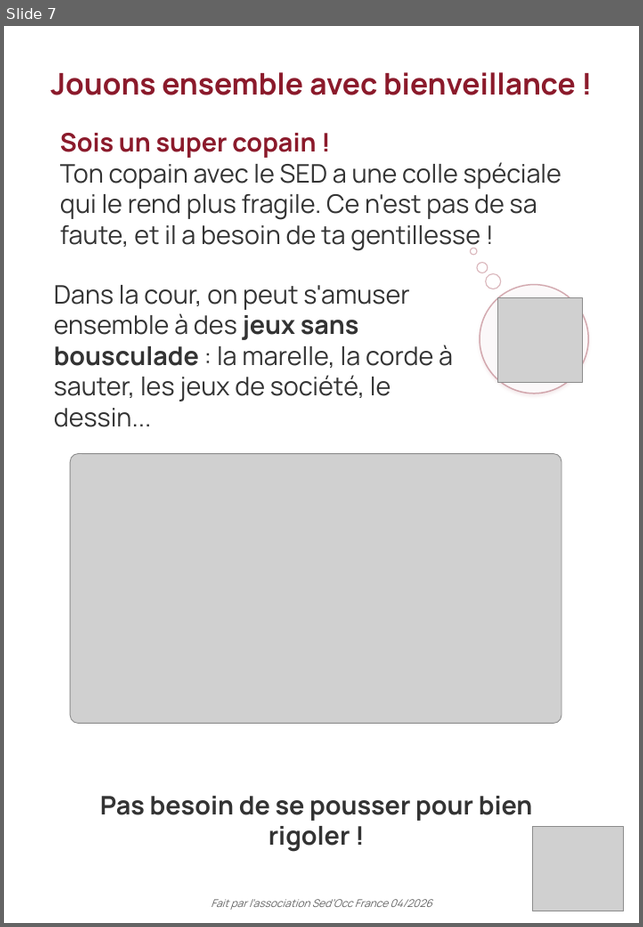
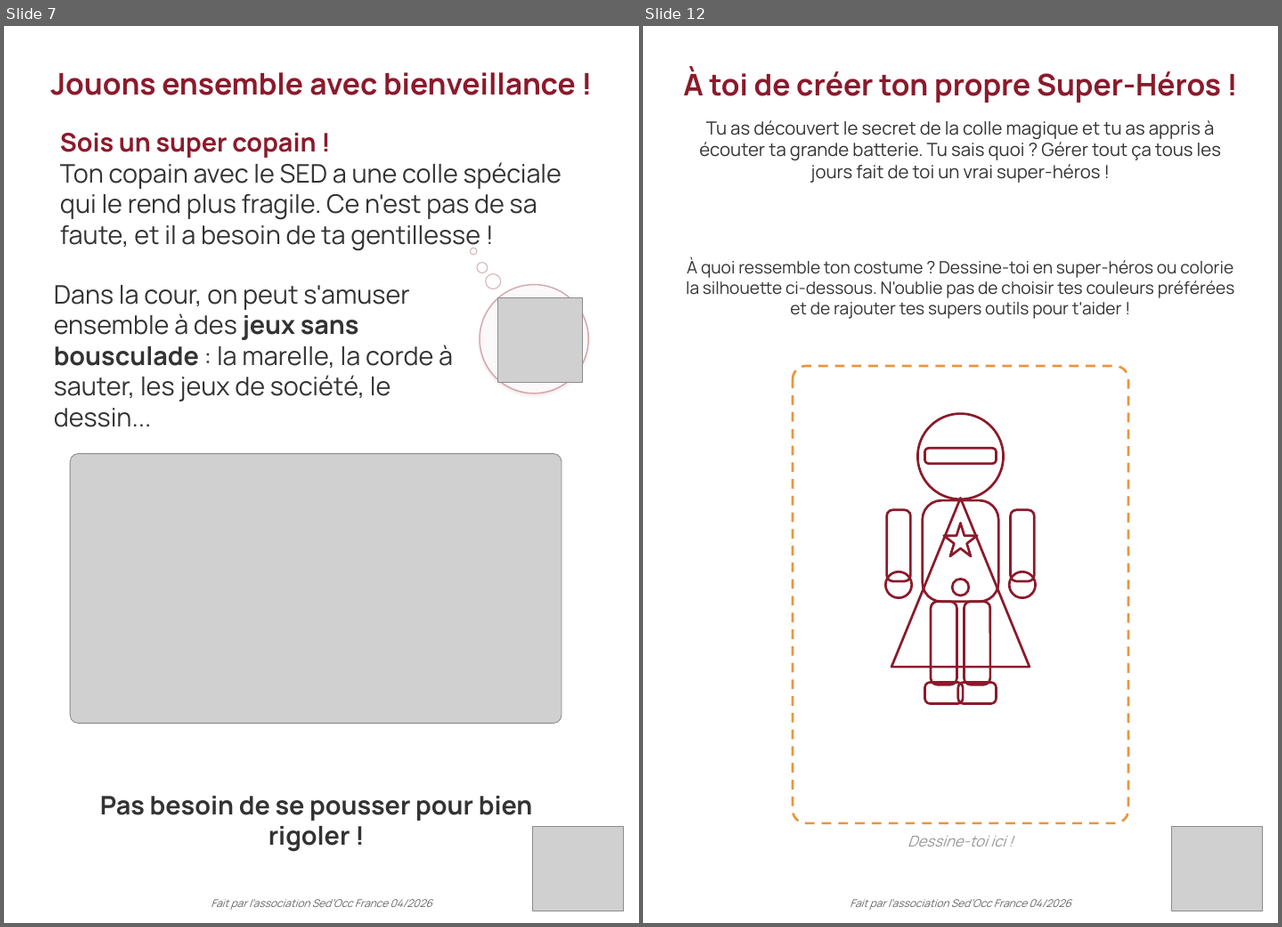
Before and after one commit to Therese-Borin-Pepe/sedocc-site, a slide deck: documents/Livret-SED-enfant-SedOcc.pptx. Shown side by side, each under a label of ours: slide 7 before the commit, slides 7 and 12 after it; the slides between them are not shown. The pictures are 643x927 and 1282x927 pixels, drawn with LibreOffice and Linux fonts; fonts in the diff are those of the drawing; grey boxes stand for pictures; background and template pictures are left out. Boxes give left, top, right and bottom in pixels: in the first picture for what was removed or moved away, otherwise in the second. Text is boxed around its words. In the diff, an @@ line names an element or a change of style, - is before the commit and + after.

```diff
--- a/documents/Livret-SED-enfant-SedOcc.pptx
+++ b/documents/Livret-SED-enfant-SedOcc.pptx
@@ slide 12 added at [643,26,1278,923], background picture (left out) @@
@@ text added at [683,67,1221,103], 28 pt, text #8B1A2B, bold @@
+À toi de créer ton propre Super-Héros !
@@ text added at [699,120,1221,183], 17 pt, text #333333 @@
+Tu as découvert le secret de la colle magique et tu as appris à écouter ta grande batterie. Tu sais quoi ? Gérer tout ça tous les jours fait de toi un vrai super-héros !
@@ text added at [686,257,1235,319], 16 pt, text #333333 @@
+À quoi ressemble ton costume ? Dessine-toi en super-héros ou colorie la silhouette ci-dessous. N'oublie pas de choisir tes couleurs préférées et de rajouter tes supers outils pour t'aider !
@@ rounded rectangle added at [793,366,1128,823], fill #FFFFFF, outline #E8963D 2.25 pt dashed @@
@@ ellipse added at [918,413,1003,499], outline #8B1A2B 2.25 pt @@
@@ rounded rectangle added at [924,448,996,463], outline #8B1A2B 2.25 pt @@
@@ triangle added at [891,498,1030,667], outline #8B1A2B 2.25 pt @@
@@ rounded rectangle added at [922,500,998,602], outline #8B1A2B 2.25 pt @@
@@ rounded rectangle added at [886,510,910,581], outline #8B1A2B 2.25 pt @@
@@ star added at [944,524,977,556], outline #8B1A2B 2.25 pt @@
@@ rounded rectangle added at [1011,510,1035,581], outline #8B1A2B 2.25 pt @@
@@ ellipse added at [885,572,912,597], outline #8B1A2B 2.25 pt @@
@@ ellipse added at [952,579,969,596], outline #8B1A2B 2.25 pt @@
@@ ellipse added at [1009,572,1035,597], outline #8B1A2B 2.25 pt @@
@@ rounded rectangle added at [930,602,957,685], outline #8B1A2B 2.25 pt @@
@@ rounded rectangle added at [963,602,990,685], outline #8B1A2B 2.25 pt @@
@@ rounded rectangle added at [924,682,963,703], outline #8B1A2B 2.25 pt @@
@@ rounded rectangle added at [957,682,996,703], outline #8B1A2B 2.25 pt @@
@@ picture added at [1172,826,1262,911] @@
@@ text added at [907,836,1005,847], 14 pt, text #999999, italic @@
+Dessine-toi ici !
@@ text added at [849,899,1070,910], 10 pt, text #666666, italic @@
+Fait par l’association Sed’Occ France 04/2026
```
Also in this commit, not shown: 1 slide changed, 4 other slides added, 1 other file.
